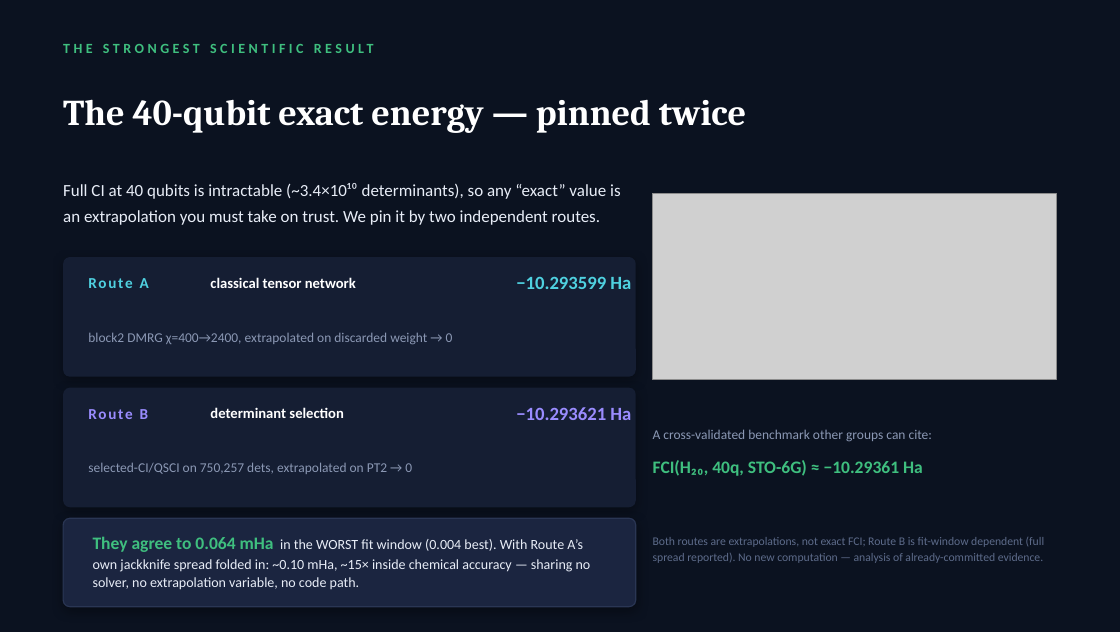
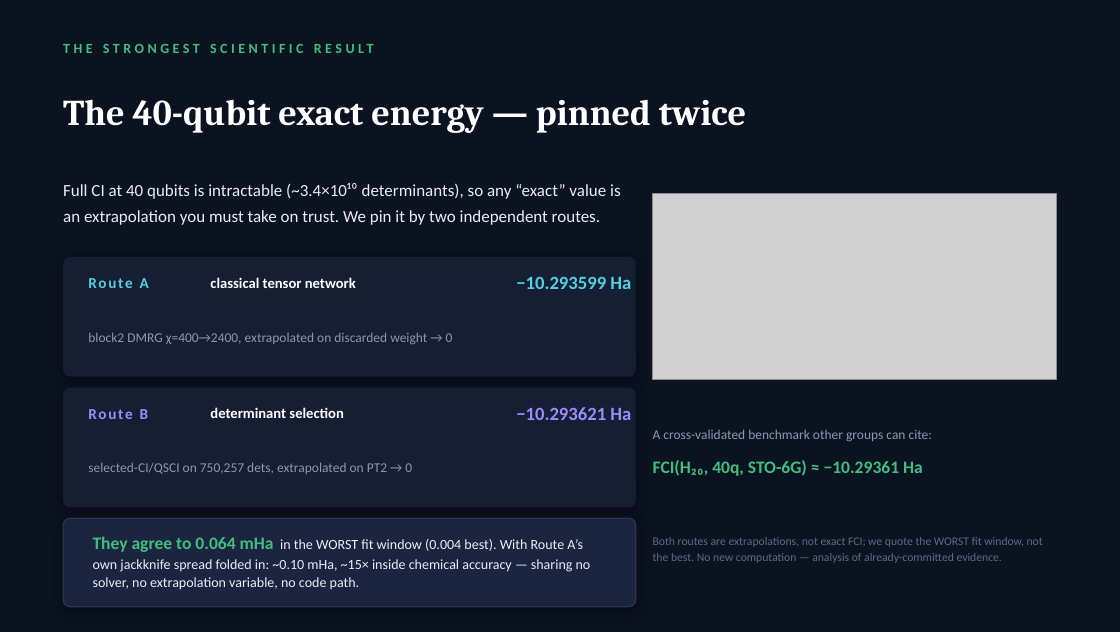
Before and after one commit to christianmetzl/potomac_advancedmaterials, a slide deck: slide 8 of paper/EIGENNEXUS_MATGENQ_Value_Story.pptx. Drawn at 1120x632 pixels with LibreOffice and Linux fonts; fonts in the diff are those of the drawing; grey boxes stand for pictures. Boxes give left, top, right and bottom in pixels: in the first picture for what was removed or moved away, otherwise in the second. Text is boxed around its words. In the diff, an @@ line names an element or a change of style, - is before the commit and + after.

```diff
--- a/paper/EIGENNEXUS_MATGENQ_Value_Story.pptx
+++ b/paper/EIGENNEXUS_MATGENQ_Value_Story.pptx
@@ text at <box>653,537,1043,563</box>: text changed @@
-Both routes are extrapolations, not exact FCI; Route B is fit-window dependent (full spread reported). No new computation — analysis of already-committed evidence.
+Both routes are extrapolations, not exact FCI; we quote the WORST fit window, not the best. No new computation — analysis of already-committed evidence.
```
Also in this commit, not shown: 3 other slides changed, 11 other files.
